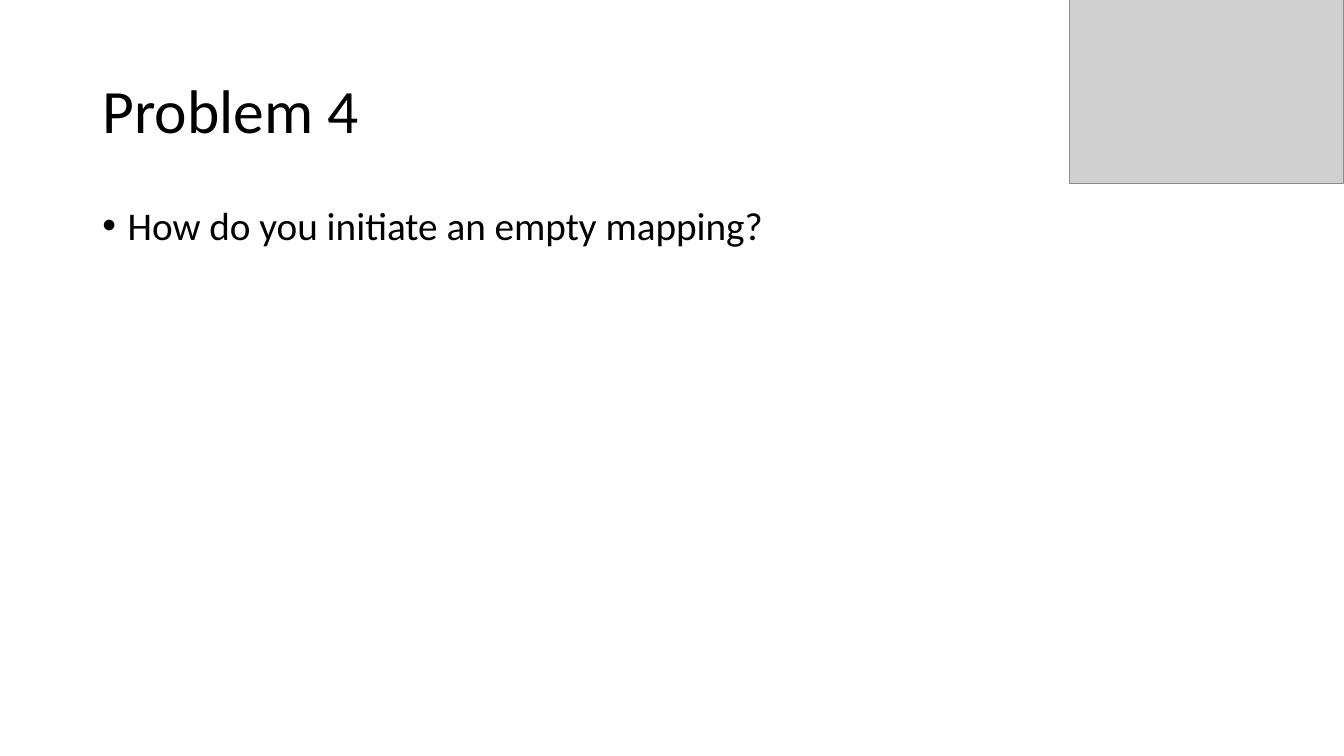
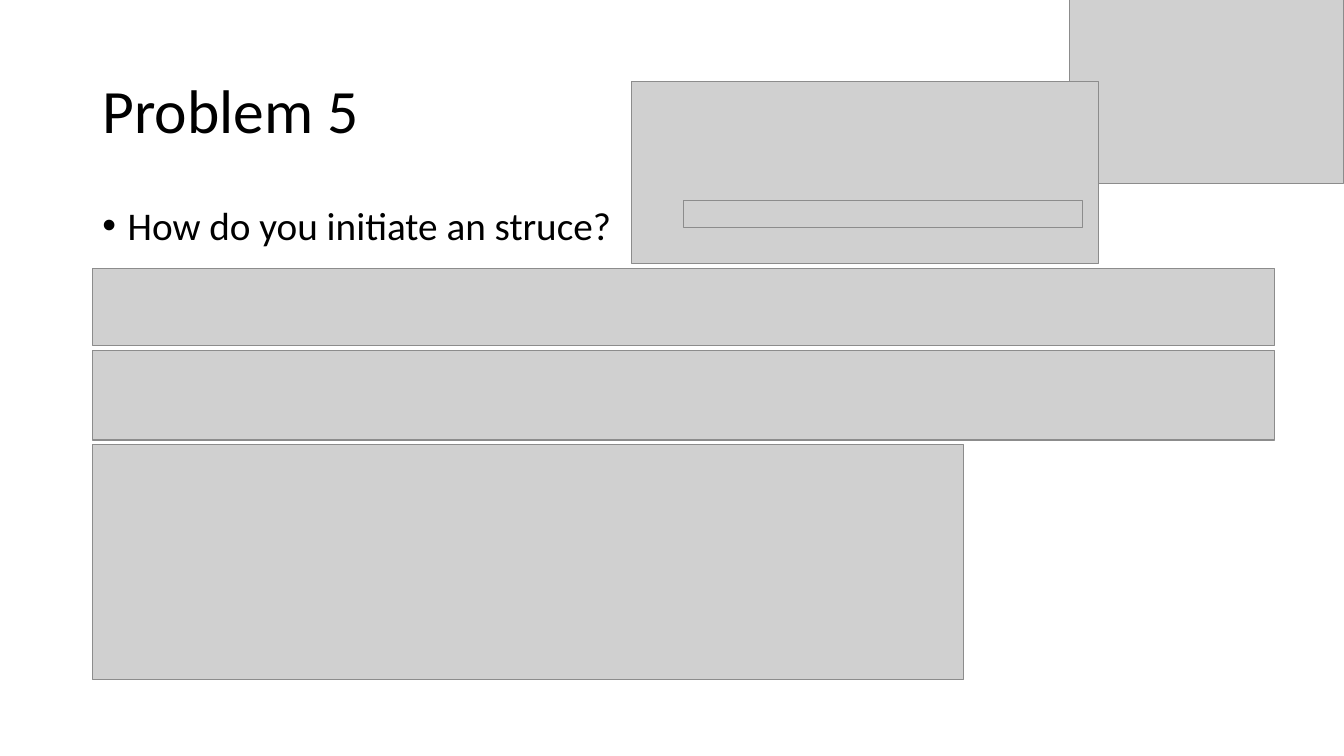
Before and after one commit to ryu9827/bootcamp-slices, a slide deck: slide 14 of Presentation-Bruce.pptx (slide 5 before the commit). Drawn at 1344x756 pixels with LibreOffice and Linux fonts; fonts in the diff are those of the drawing; grey boxes stand for pictures. Boxes give left, top, right and bottom in pixels: in the first picture for what was removed or moved away, otherwise in the second. Text is boxed around its words. In the diff, an @@ line names an element or a change of style, - is before the commit and + after.

Commit message:
put more details for the problems.
But not the final version yet

```diff
--- a/Presentation-Bruce.pptx
+++ b/Presentation-Bruce.pptx
@@ picture added at (x1=632, y1=82, x2=1099, y2=264) @@
@@ title at (x1=102, y1=90, x2=358, y2=134): text changed @@
-Problem 4
+Problem 5
@@ picture added at (x1=684, y1=201, x2=1083, y2=228) @@
@@ text at (x1=128, y1=212, x2=611, y2=247): text changed @@
-• How do you initiate an empty mapping?
+• How do you initiate an struce?
@@ picture added at (x1=93, y1=269, x2=1275, y2=346) @@
@@ picture added at (x1=93, y1=351, x2=1275, y2=441) @@
@@ picture added at (x1=93, y1=445, x2=964, y2=681) @@
```
Also in this commit, not shown: 5 other slides changed, 9 slides added.
